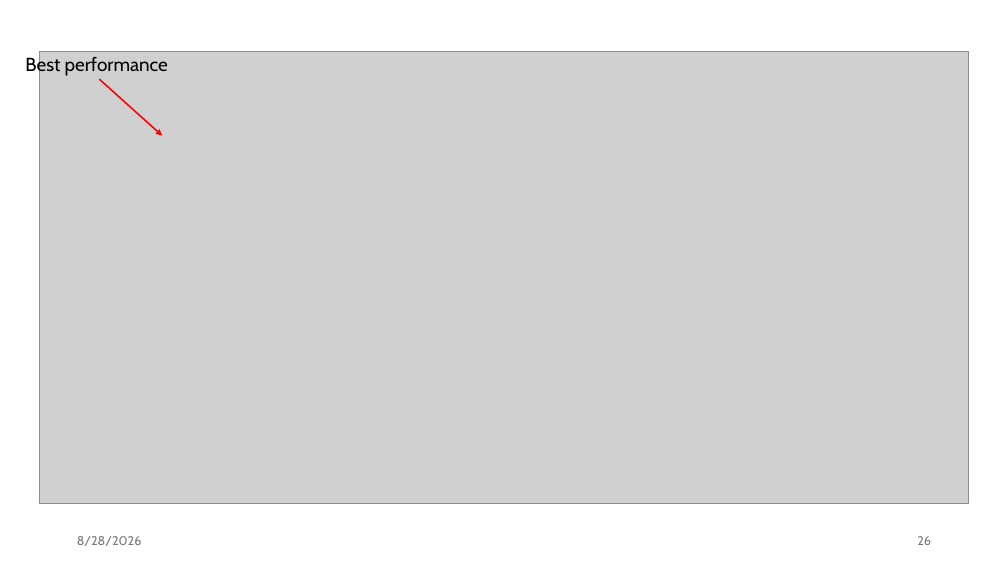
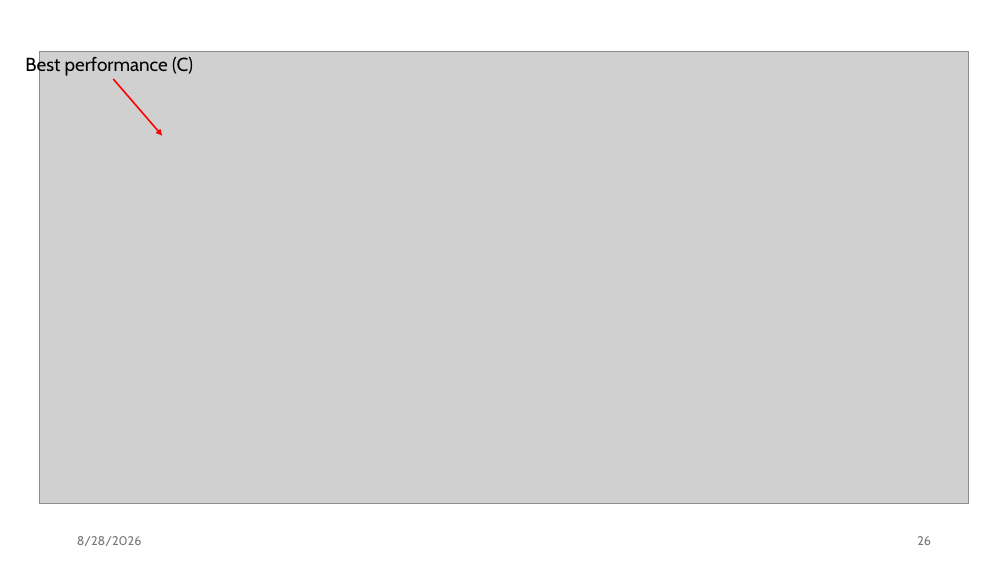
Before and after one commit to jiriklepl/phd-thesis, a slide deck: slide 26 of slides/Optimizing Memory Layouts and Traversal Orders in High-Performance Computing.pptx. Drawn at 1008x567 pixels with LibreOffice and Linux fonts; fonts in the diff are those of the drawing; grey boxes stand for pictures. Boxes give left, top, right and bottom in pixels: in the first picture for what was removed or moved away, otherwise in the second. Text is boxed around its words. In the diff, an @@ line names an element or a change of style, - is before the commit and + after.

```diff
--- a/slides/Optimizing Memory Layouts and Traversal Orders in High-Performance Computing.pptx
+++ b/slides/Optimizing Memory Layouts and Traversal Orders in High-Performance Computing.pptx
@@ text at <box>25,55,193,76</box>: text changed @@
-Best performance
+Best performance (C)
@@ arrow moved from (99, 79) - (163, 135) to (113, 79) - (163, 135) @@
```
Also in this commit, not shown: 11 other slides changed.
